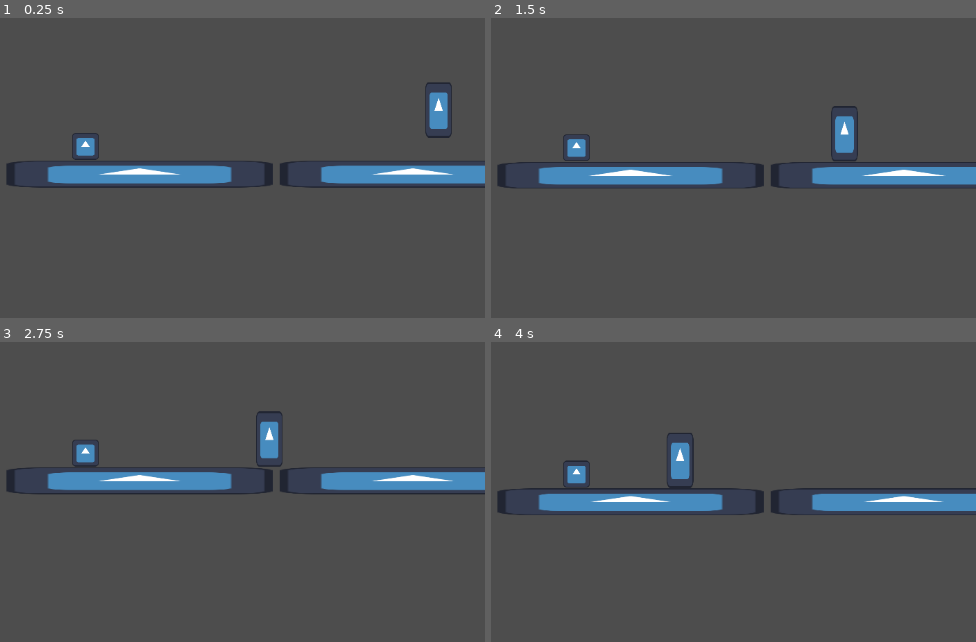
Above: before the commit, frames 1-4 (two rows, left to right).
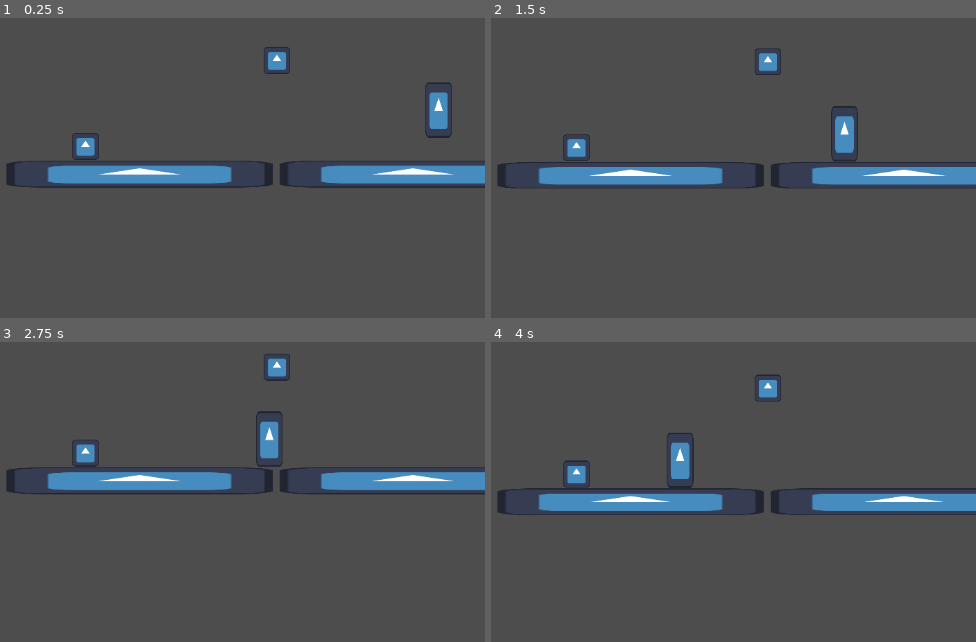
Above: after the commit, the same moments.

Repository: micro-47/whiteout
Game: Godot game, scene res://Scenes/alvin_test_scene.tscn
Two runs of this game, one before a commit and one after it. Both use one fixed random seed, a clock stepped at 60 frames per second and the inputs below. This scene is started directly instead of the project's main scene. The engine's default icon, where the game draws it, is replaced by a stand-in: a white triangle on a blue panel in a dark square.
Inputs:
- Up to frame 1 (0.25 s): no input
- Up to frame 2 (1.5 s): tap Enter (ui_accept) at 0.5, 0.77 s
- Up to frame 3 (2.75 s): tap Enter (ui_accept) at 1.52 s
- Up to frame 4 (4 s): tap Enter (ui_accept) at 3.02, 3.77 s

The runs differ from the first frame. In frame 1, 0.3% of the frame differs, in the area x 54-60%, y 9-19%; in frame 2, 0.3%; in frame 3, 0.3%, in the area x 54-60%, y 4-13%; in frame 4, 0.3%.

Commit message:
add abstract attack that self destructs

Diff:
--- /dev/null
+++ b/Entites/minotaur_attack.gd
@@ -0,0 +1,18 @@
+# TODO: abstract further into attack in general
+class_name MinotaurAttack
+extends Area2D
+
+static var group_name = "minotaur_attack"
+
+func _ready():
+	add_to_group(group_name)
+	get_tree().create_timer(self.get_duration()).timeout.connect(self.queue_free)
+
+func get_attack() -> float:
+	return 0.0
+
+func get_range() -> float:
+	return 0.0
+
+func get_duration() -> float:
+	return 0.0
--- a/Entites/minotaur_character_body_2d.gd
+++ b/Entites/minotaur_character_body_2d.gd
@@ -21,7 +21,7 @@
 	# Get the input direction and handle the movement/deceleration.
 	# As good practice, you should replace UI actions with custom gameplay actions.
 	var direction := self.global_position.direction_to(player.global_position).x
-	print(direction)
+	#print(direction)
 	if direction:
 		velocity.x = direction * SPEED
 	else:
--- /dev/null
+++ b/Entites/minotaur_short_attack.tscn
@@ -0,0 +1,29 @@
+[gd_scene load_steps=4 format=3 uid="uid://cgjx4ac855jry"]
+
+[ext_resource type="Texture2D" uid="uid://dva18o602n8qk" path="res://icon.svg" id="2_aa76p"]
+
+[sub_resource type="GDScript" id="GDScript_2nsxr"]
+script/source = "extends MinotaurAttack
+
+
+func get_attack() -> float:
+	return 10.0
+
+func get_range() -> float:
+	return 10.0
+
+func get_duration() -> float:
+	return 10.0
+"
+
+[sub_resource type="RectangleShape2D" id="RectangleShape2D_36x00"]
+
+[node name="MinotaurShortAttack" type="Area2D"]
+script = SubResource("GDScript_2nsxr")
+
+[node name="CollisionShape2D" type="CollisionShape2D" parent="."]
+shape = SubResource("RectangleShape2D_36x00")
+
+[node name="Sprite2D" type="Sprite2D" parent="."]
+scale = Vector2(0.15, 0.15)
+texture = ExtResource("2_aa76p")
--- a/Scenes/alvin_test_scene.tscn
+++ b/Scenes/alvin_test_scene.tscn
@@ -1,8 +1,9 @@
-[gd_scene load_steps=4 format=3 uid="uid://ckffnrkwvg0ys"]
+[gd_scene load_steps=5 format=3 uid="uid://ckffnrkwvg0ys"]
 
 [ext_resource type="PackedScene" uid="uid://487c7l42y7fg" path="res://Entites/Floor.tscn" id="1_i356n"]
 [ext_resource type="PackedScene" uid="uid://c3m8q60boqasu" path="res://Entites/MainCharacter.tscn" id="2_1laaf"]
 [ext_resource type="PackedScene" uid="uid://cuyc804bmprhc" path="res://Entites/minotaur.tscn" id="3_yulwh"]
+[ext_resource type="PackedScene" uid="uid://cgjx4ac855jry" path="res://Entites/minotaur_short_attack.tscn" id="4_7s68a"]
 
 [node name="AlvinTestScene" type="Node2D"]
 
@@ -19,3 +20,6 @@
 
 [node name="Minotaur" parent="." instance=ExtResource("3_yulwh")]
 position = Vector2(403, 446)
+
+[node name="MinotaurShortAttack" parent="." instance=ExtResource("4_7s68a")]
+position = Vector2(274, 439)
